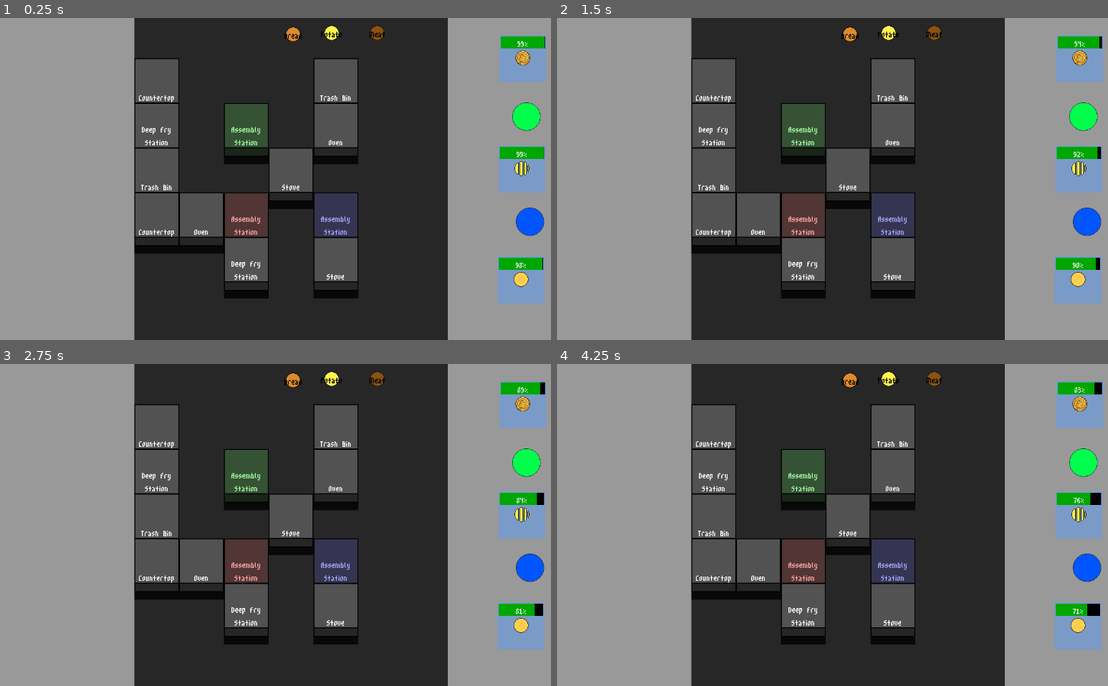
Above: before the commit, frames 1-4 (two rows, left to right).
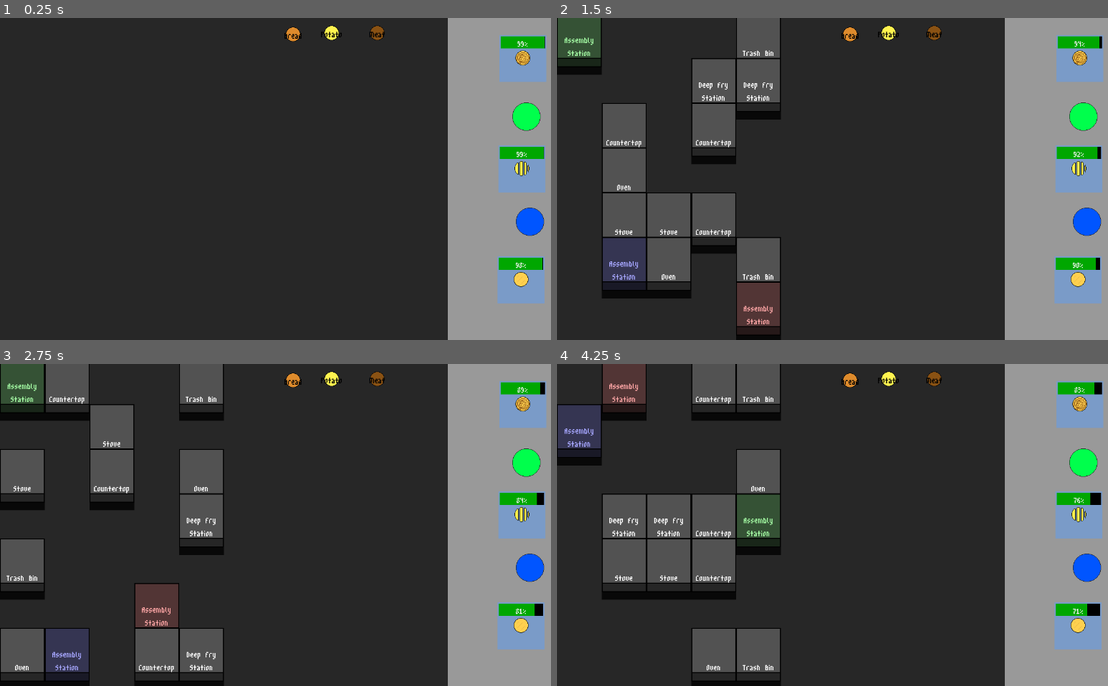
Above: after the commit, the same moments.

Repository: IronStrikerX/COGS-game
Game: Godot game, scene res://Game/game.tscn
The game is run twice, just before and just after one commit, with the same random seed, the same clock (stepped at 60 frames per second) and the same inputs.
Inputs (mouse positions are in pixels of both pictures, inside the frame that each line leads up to):
- Up to frame 1 (0.25 s): no input
- Up to frame 2 (1.5 s): tap Enter (debug, bound only after the commit) at 0.5 s; move the mouse to (1085, 220) at 0.52 s; tap Space at 1.25 s; move the mouse to (1080, 117) at 1.27 s
- Up to frame 3 (2.75 s): tap Enter (debug, bound only after the commit) at 2 s; move the mouse to (341, 454) at 2.02 s
- Up to frame 4 (4.25 s): tap Space at 2.75 s; move the mouse to (815, 589) at 2.77 s; tap Enter (debug, bound only after the commit) at 3.5, 4.15 s; move the mouse to (1014, 573) at 3.52 s

The runs differ from the first frame. In frame 1, 40% of the frame differs, in the area x 0-66%, y 0-100%; in frame 2, 41%; in frame 3, 47%; in frame 4, 45%.

Commit message:
don't even know what i did

Diff:
--- a/Game/character_body_2d.gd
+++ b/Game/character_body_2d.gd
@@ -30,8 +30,6 @@
 
 	velocity = mov.normalized() * SPEED
 	move_and_slide()
-	if Input.is_action_just_pressed("debug"):
-		print(current_customer)
 
 	if Input.is_action_just_pressed(prefix + "action"):
 		# Pick up food
--- a/Game/game.tscn
+++ b/Game/game.tscn
@@ -24,7 +24,7 @@
 
 [node name="Panel" type="Panel" parent="Panel"]
 layout_mode = 0
-offset_left = 300.0
+offset_left = -1.0
 offset_top = -2.0
 offset_right = 1000.0
 offset_bottom = 720.0
@@ -74,10 +74,11 @@
 all_recipes = ExtResource("9_kul4i")
 
 [node name="Spawner" parent="." instance=ExtResource("9_7gi1t")]
-WIDTH = 7
+WIDTH = 5
+HEIGHT = 7
 list_of_appliances = {
 "Assembly Station": 3,
-"Countertop": 2,
+"Countertop": 3,
 "Deep Fry Station": 2,
 "Oven": 2,
 "Stove": 2,
--- a/Game/spawner.gd
+++ b/Game/spawner.gd
@@ -1,8 +1,9 @@
 extends Node2D
 const APPLIANCES = preload("uid://brrm84npst7bp")
 
-@export var WIDTH := 9
-@export var HEIGHT := 7
+@export var WIDTH : int
+@export var HEIGHT : int
+
 const CELL_SIZE := Vector2(100, 100)
 
 var all_cells = []
@@ -15,25 +16,31 @@
 	"Countertop" : 3,
 	"Trash Bin" : 2,
 	"Assembly Station" : 2,
-
 }
 
-func _ready():
-	# Initialize all cells
-	for y in range(HEIGHT):
-		for x in range(WIDTH):
-			all_cells.append(Vector2(x, y))
+func _process(_delta: float) -> void:
+	if Input.is_action_just_pressed("debug"):
+		all_cells = []
+		assembly_station_count = 1
+		for y in range(HEIGHT):
+			for x in range(WIDTH):
+				all_cells.append(Vector2(x, y))
+		for child in get_children():
+			child.queue_free()
 
-	var grid = generate_map()
-	print_grid(grid)
-	spawn_map(grid)
+		var grid = generate_map()
+		spawn_map(grid)
+		print_grid(grid)
 
 func print_grid(grid):
+	print("\t")
 	for y in range(HEIGHT):
 		var row = " "
 		for x in range(WIDTH):
 			row += str(grid[y][x]) + " "
 		print(row)
+
+
 
 func spawn_map(grid):
 	var appliances = []
@@ -56,7 +63,7 @@
 		var new_appliance = APPLIANCES.instantiate()
 		var appliance_type = appliances.pick_random()
 		appliances.erase(appliance_type)
-		new_appliance.position = world_pos + Vector2(200, 0)
+		new_appliance.position = world_pos
 		new_appliance.z_index = int(location.x + location.y)
 
 		match appliance_type:
@@ -87,19 +94,22 @@
 			row.append(0)
 		grid.append(row)
 
+	@warning_ignore("integer_division")
+	grid[HEIGHT - 1][WIDTH / 2] = 2
+
 	# Flatten appliance counts
-	var appliance_cells = []
+	var appliance_cells = 0
 	for appliance in list_of_appliances:
 		for i in range(list_of_appliances[appliance]):
-			appliance_cells.append(appliance)  # just store name/type
+			appliance_cells += 1
 
 	var placed = 0
 
-	while placed < appliance_cells.size():
+	while placed < appliance_cells:
 		var cell = all_cells.pick_random()
 		# Skip perimeter
-		if cell.x == 0 or cell.x == WIDTH-1 or cell.y == 0 or cell.y == HEIGHT-1:
-			continue
+		# if cell.x == 0 or cell.x == WIDTH-1 or cell.y == 0 or cell.y == HEIGHT-1:
+			# continue
 		# Skip if already occupied
 		if grid[cell.y][cell.x] != 0:
 			continue
@@ -108,7 +118,7 @@
 		for dir in [Vector2(1,0), Vector2(-1,0), Vector2(0,1), Vector2(0,-1)]:
 			var nx = cell.x + dir.x
 			var ny = cell.y + dir.y
-			if nx >= 0 and nx < WIDTH and ny >= 0 and ny < HEIGHT:
+			if nx >=0 and nx < WIDTH and ny >= 0 and ny < HEIGHT:
 				if grid[ny][nx] == 0:
 					free_neighbors += 1
 		if free_neighbors == 0:
@@ -126,39 +136,59 @@
 
 # BFS to ensure all appliances are reachable from a starting empty cell
 func check_all_accessible(grid):
-	var start = Vector2(1, 1)
-	var visited = []
-	for y in range(HEIGHT):
-		var row = []
-		for x in range(WIDTH):
-			row.append(false)
-		visited.append(row)
-
-	var queue = [start]
-	visited[start.y][start.x] = true
-
-	while queue.size() > 0:
-		var current = queue.pop_front()
-		for dir in [Vector2(1,0), Vector2(-1,0), Vector2(0,1), Vector2(0,-1)]:
-			var nx = current.x + dir.x
-			var ny = current.y + dir.y
-			if nx >= 0 and nx < WIDTH and ny >= 0 and ny < HEIGHT:
-				if not visited[ny][nx] and grid[ny][nx] != 1:
-					visited[ny][nx] = true
-					queue.append(Vector2(nx, ny))
-
-	# Ensure all appliances have at least one reachable neighbor
+	# Collect all empty cells
+	var empty_cells = []
 	for y in range(HEIGHT):
 		for x in range(WIDTH):
-			if grid[y][x] == 1:
-				var accessible = false
-				for dir in [Vector2(1,0), Vector2(-1,0), Vector2(0,1), Vector2(0,-1)]:
-					var nx = x + dir.x
-					var ny = y + dir.y
-					if nx >= 0 and nx < WIDTH and ny >= 0 and ny < HEIGHT:
-						if visited[ny][nx]:
-							accessible = true
-							break
-				if not accessible:
-					return false  # blocked appliance
-	return true
+			if grid[y][x] == 0:
+				empty_cells.append(Vector2(x, y))
+
+	# Try BFS from every empty cell
+	for start in empty_cells:
+		# Initialize visited matrix
+		var visited = []
+		for y in range(HEIGHT):
+			var row = []
+			for x in range(WIDTH):
+				row.append(false)
+			visited.append(row)
+
+		var queue = [start]
+		visited[start.y][start.x] = true
+
+		# BFS traversal
+		while queue.size() > 0:
+			var current = queue.pop_front()
+			for dir in [Vector2(1,0), Vector2(-1,0), Vector2(0,1), Vector2(0,-1)]:
+				var nx = current.x + dir.x
+				var ny = current.y + dir.y
+				if nx >= 0 and nx < WIDTH and ny >= 0 and ny < HEIGHT:
+					if not visited[ny][nx] and grid[ny][nx] != 1:
+						visited[ny][nx] = true
+						queue.append(Vector2(nx, ny))
+
+		# Check if all appliances have at least one reachable neighbor
+		var all_accessible = true
+		for y in range(HEIGHT):
+			for x in range(WIDTH):
+				if grid[y][x] == 1:
+					var accessible = false
+					for dir in [Vector2(1,0), Vector2(-1,0), Vector2(0,1), Vector2(0,-1)]:
+						var nx = x + dir.x
+						var ny = y + dir.y
+						if nx >= 0 and nx < WIDTH and ny >= 0 and ny < HEIGHT:
+							if visited[ny][nx]:
+								accessible = true
+								break
+					if not accessible:
+						all_accessible = false
+						break
+			if not all_accessible:
+				break
+
+		# If BFS from this start reached all appliances, return true immediately
+		if all_accessible:
+			return true
+
+	# If no starting empty cell can reach all appliances, return false
+	return false
--- a/project.godot
+++ b/project.godot
@@ -60,7 +60,7 @@
 }
 debug={
 "deadzone": 0.2,
-"events": [Object(InputEventMouseButton,"resource_local_to_scene":false,"resource_name":"","device":-1,"window_id":0,"alt_pressed":false,"shift_pressed":false,"ctrl_pressed":false,"meta_pressed":false,"button_mask":1,"position":Vector2(96, 10),"global_position":Vector2(105, 58),"factor":1.0,"button_index":1,"canceled":false,"pressed":true,"double_click":true,"script":null)
+"events": [Object(InputEventKey,"resource_local_to_scene":false,"resource_name":"","device":-1,"window_id":0,"alt_pressed":false,"shift_pressed":false,"ctrl_pressed":false,"meta_pressed":false,"pressed":false,"keycode":4194309,"physical_keycode":0,"key_label":0,"unicode":0,"location":0,"echo":false,"script":null)
 ]
 }
 p2_left={
